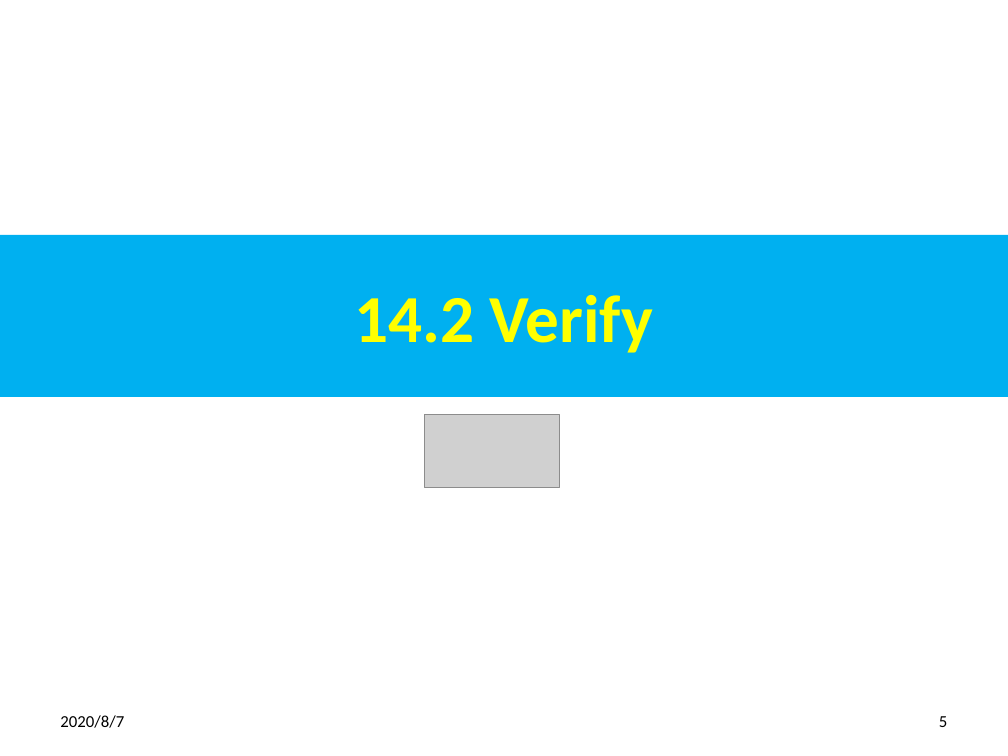
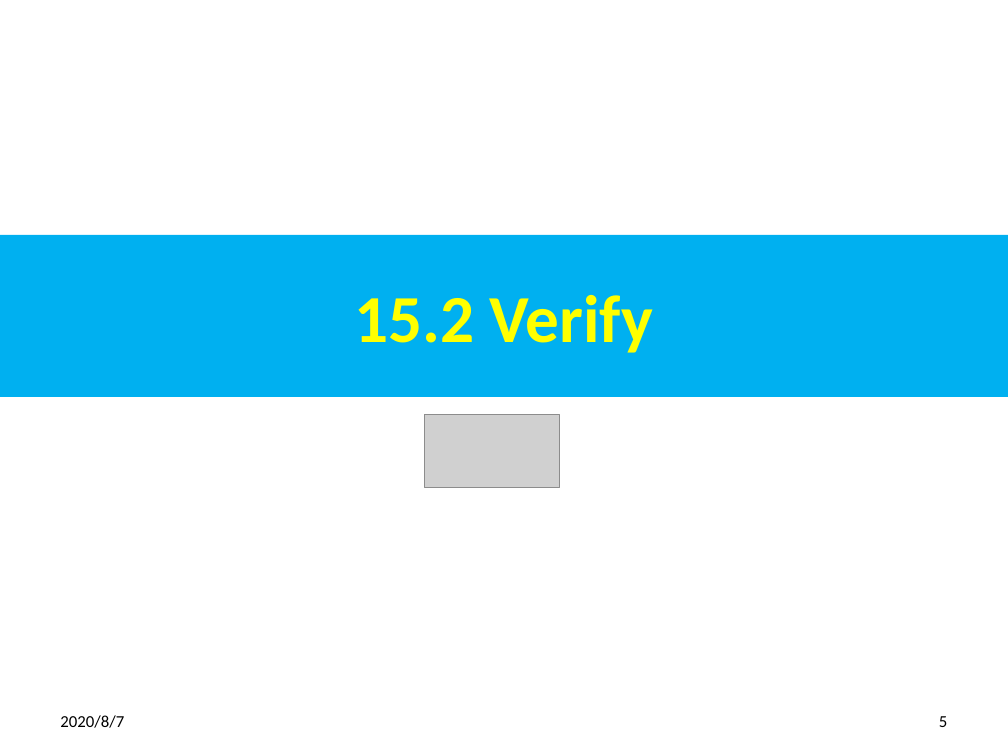
Before and after one commit to peterhchen/900_PHP_Proj, a slide deck: slide 5 of 14_Switch.pptx. Drawn at 1008x756 pixels with LibreOffice and Linux fonts; fonts in the diff are those of the drawing; grey boxes stand for pictures. Boxes give left, top, right and bottom in pixels: in the first picture for what was removed or moved away, otherwise in the second. Text is boxed around its words. In the diff, an @@ line names an element or a change of style, - is before the commit and + after.

```diff
--- a/14_Switch.pptx
+++ b/14_Switch.pptx
@@ title at bbox=[354, 295, 653, 353]: text changed @@
-14.2 Verify
+15.2 Verify
```
Also in this commit, not shown: 5 other slides changed, 2 other files.
